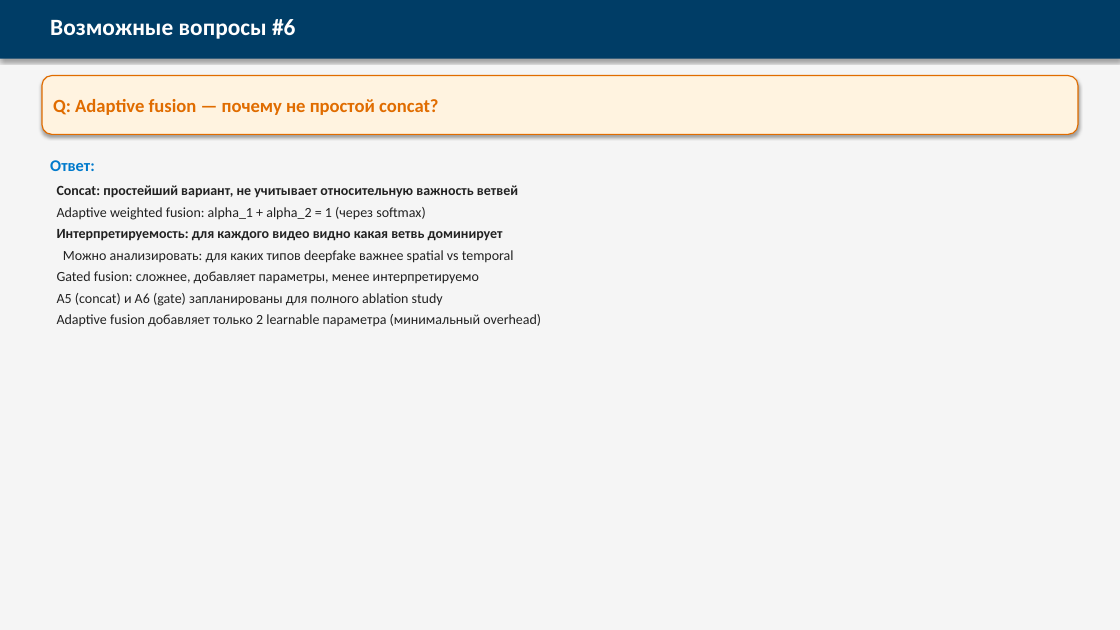
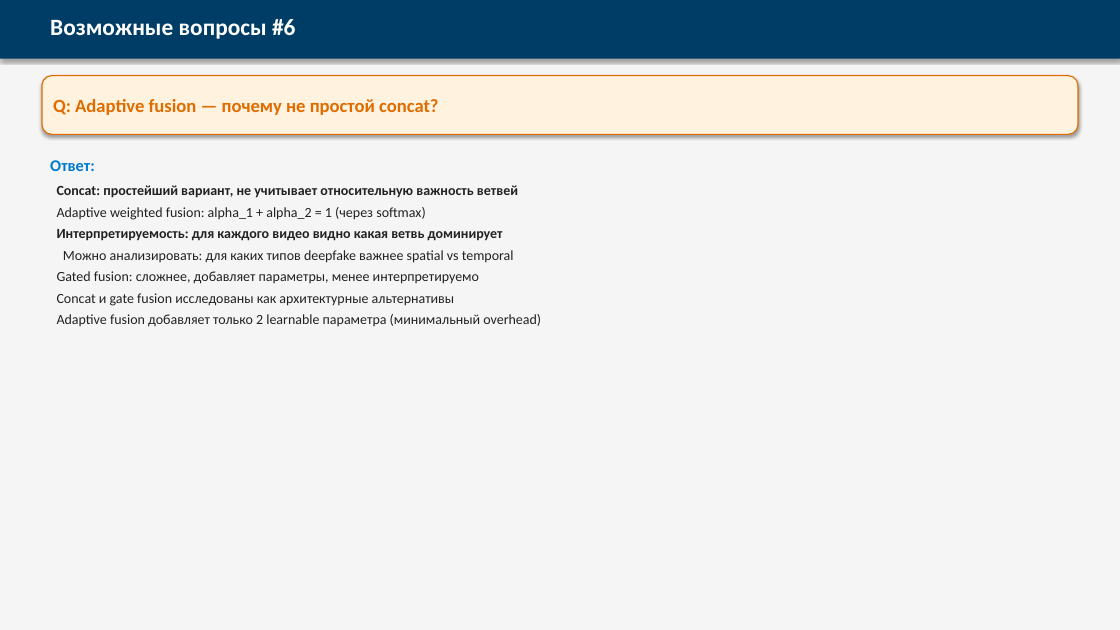
Before and after one commit to Jokeera/deepfake-detection, a slide deck: slide 9 of VKRDoc/Technical_Prep_v2.pptx. Drawn at 1120x630 pixels with LibreOffice and Linux fonts; fonts in the diff are those of the drawing. Boxes give left, top, right and bottom in pixels: in the first picture for what was removed or moved away, otherwise in the second. Text is boxed around its words. In the diff, an @@ line names an element or a change of style, - is before the commit and + after.

```diff
--- a/VKRDoc/Technical_Prep_v2.pptx
+++ b/VKRDoc/Technical_Prep_v2.pptx
@@ text at (57, 293, 455, 306): text changed @@
-A5 (concat) и A6 (gate) запланированы для полного ablation study
+Concat и gate fusion исследованы как архитектурные альтернативы
```
Also in this commit, not shown: 1 other slide changed, 2 other files.
